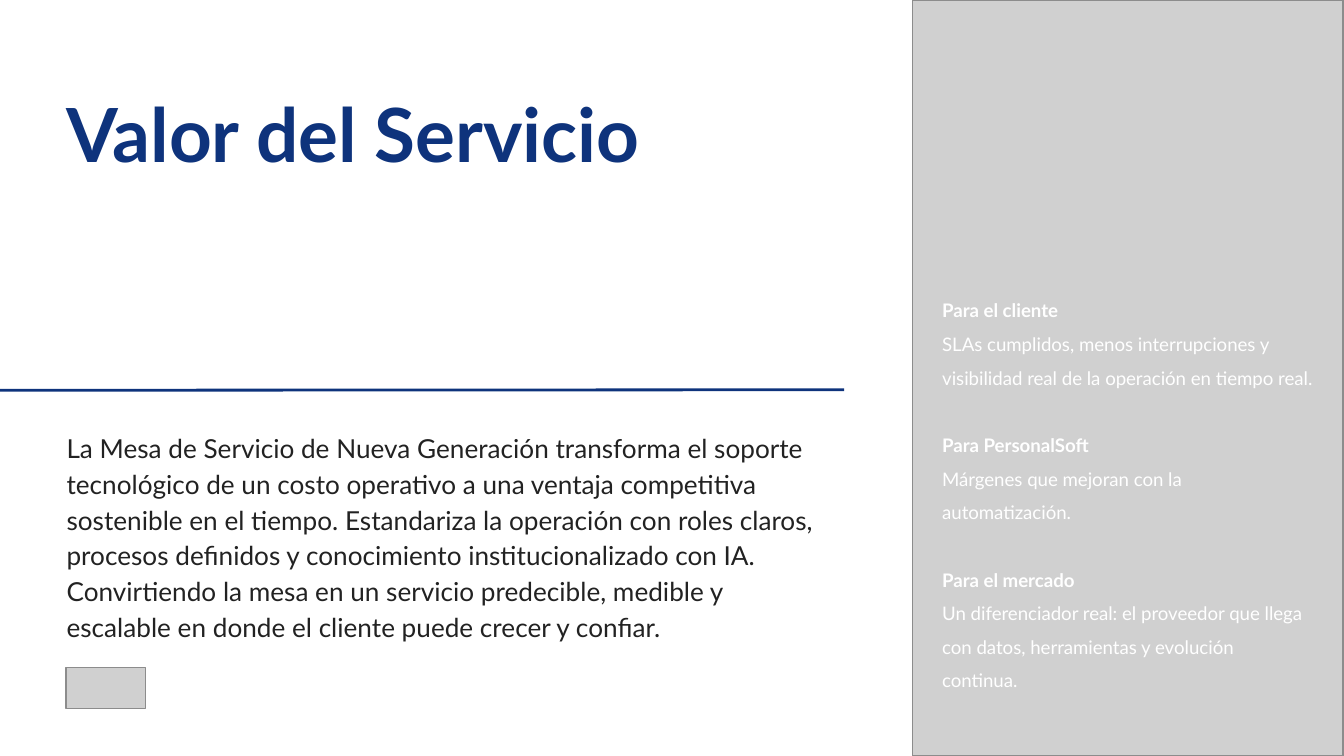
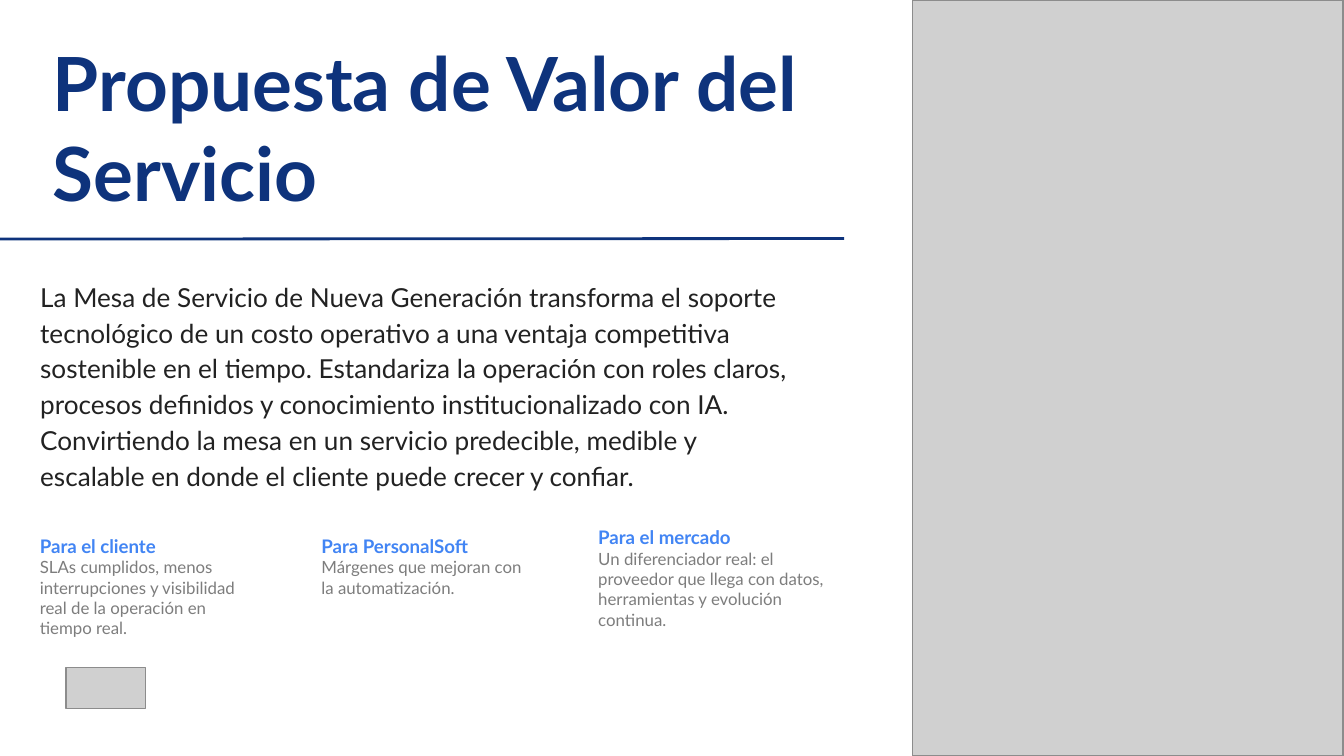
Before and after one commit to nataliazarthapersonalsoft/mesadeservicio-modernizacionaplicaciones, a slide deck: slide 2 of 01-Ideacion/01-benchmarking/Benchmarking Mesa de Servicio.pptx. Drawn at 1344x756 pixels with LibreOffice and Linux fonts; fonts in the diff are those of the drawing; grey boxes stand for pictures. Boxes give left, top, right and bottom in pixels: in the first picture for what was removed or moved away, otherwise in the second. Text is boxed around its words. In the diff, an @@ line names an element or a change of style, - is before the commit and + after.

Commit message:
subir ppts de estudio de mercado y plantillas

```diff
--- a/01-Ideacion/01-benchmarking/Benchmarking Mesa de Servicio.pptx
+++ b/01-Ideacion/01-benchmarking/Benchmarking Mesa de Servicio.pptx
@@ title at [53, 55, 797, 202]: text changed @@
-Valor del Servicio
+Propuesta de Valor del Servicio
@@ line moved from (0, 390) - (844, 390) to (0, 239) - (844, 239) @@
@@ text "La Mesa de Servicio de ...": place and size @@
-text "La Mesa de Servicio de ..." at [67, 438, 813, 642]
+text "La Mesa de Servicio de ..." at [40, 287, 786, 490]
@@ text at [942, 303, 1312, 519]: paragraphs removed @@
-Para el cliente
-SLAs cumplidos, menos interrupciones y visibilidad real de la operación en tiempo real.
-Para PersonalSoft
-Márgenes que mejoran con la automatización.
@@ text "Para el mercado": place and size @@
-text "Para el mercado" at [942, 303, 1312, 687]
+text "Para el mercado" at [598, 530, 823, 626]
@@ text "Para el mercado" at [598, 530, 823, 626]: text colour #FFFFFF to #4285F4 in "Para el mercado"; size 10 to 9 pt, text colour #FFFFFF to #7D7D7D in "Un diferenciador real: el proveedor que llega ..."; line spacing 1.5 to 1 @@
@@ text added at [40, 539, 235, 637], 9 pt, text #7D7D7D @@
+Para el cliente
+SLAs cumplidos, menos interrupciones y visibilidad real de la operación en tiempo real.
@@ text added at [321, 539, 522, 594], 9 pt, text #7D7D7D @@
+Para PersonalSoft
+Márgenes que mejoran con la automatización.
```
Also in this commit, not shown: 13 other slides changed, 20 slides added, 1 slide removed, 10 other files.
